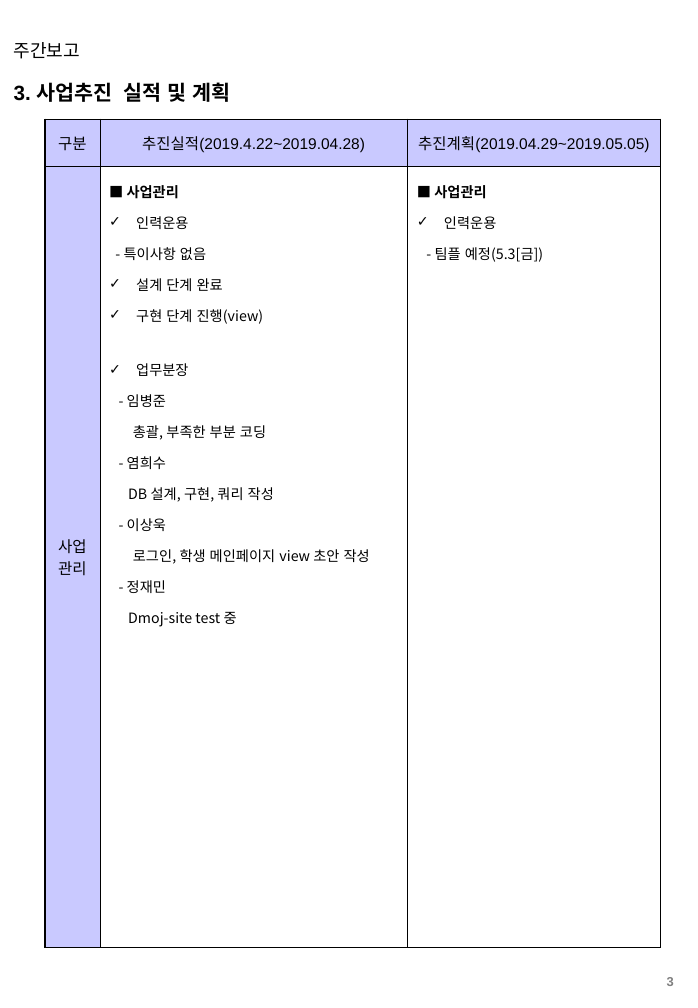
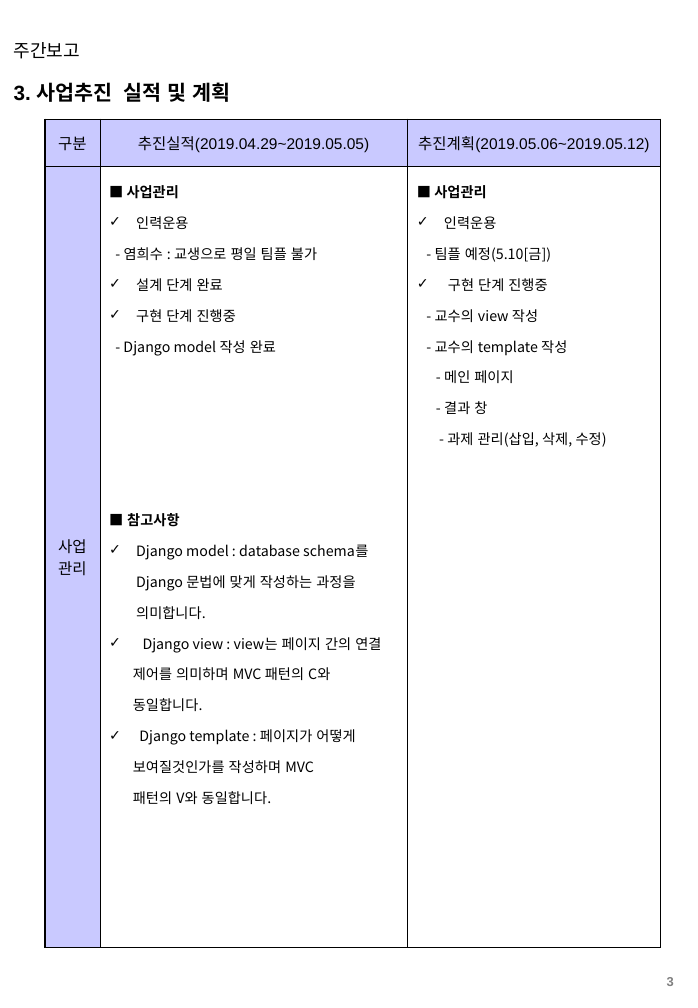
Before and after one commit to ByoungJoonIm/Capstone_Design, a slide deck: slide 3 of docs/capstone_docs/weekly/10주차_주간보고서(0227).ppt. Drawn at 698x1008 pixels with LibreOffice and Linux fonts; fonts in the diff are those of the drawing; background and template pictures are left out. Boxes give left, top, right and bottom in pixels: in the first picture for what was removed or moved away, otherwise in the second. Text is boxed around its words. In the diff, an @@ line names an element or a change of style, - is before the commit and + after.

```diff
--- a/docs/capstone_docs/weekly/10주차_주간보고서(0227).ppt
+++ b/docs/capstone_docs/weekly/10주차_주간보고서(0227).ppt
@@ table at (45,119,661,947) @@
-row 1, column 2: 추진실적(2019.4.22~2019.04.28)
+row 1, column 2: 추진실적(2019.04.29~2019.05.05)
-row 1, column 3: 추진계획(2019.04.29~2019.05.05)
+row 1, column 3: 추진계획(2019.05.06~2019.05.12)
-row 2, column 2: ■ 사업관리 / 인력운용 / - 특이사항 없음 / 설계 단계 완료 / 구현 단계 진행(view) / 업무분장 / - 임병준 / 총괄, 부족한 부분 코딩 / - 염희수 / DB 설계, 구현, 쿼리 작성 / - 이상욱 / 로그인, 학생 메인페이지 view 초안 작성 / - 정재민 / Dmoj-site test 중
+row 2, column 2: ■ 사업관리 / 인력운용 / - 염희수 : 교생으로 평일 팀플 불가 / 설계 단계 완료 / 구현 단계 진행중 / - Django model 작성 완료 / ■ 참고사항 / Django model : database schema를 Django 문법에 맞게 작성하는 과정을 의미합니다. / Django view : view는 페이지 간의 연결 / 제어를 의미하며 MVC 패턴의 C와 / 동일합니다. / Django template : 페이지가 어떻게 / 보여질것인가를 작성하며 MVC / 패턴의 V와 동일합니다.
-row 2, column 3: ■ 사업관리 / 인력운용 / - 팀플 예정(5.3[금])
+row 2, column 3: ■ 사업관리 / 인력운용 / - 팀플 예정(5.10[금]) / 구현 단계 진행중 / - 교수의 view 작성 / - 교수의 template 작성 / - 메인 페이지 / - 결과 창 / - 과제 관리(삽입, 삭제, 수정)
```
Also in this commit, not shown: 4 other slides changed, 1 other file.
